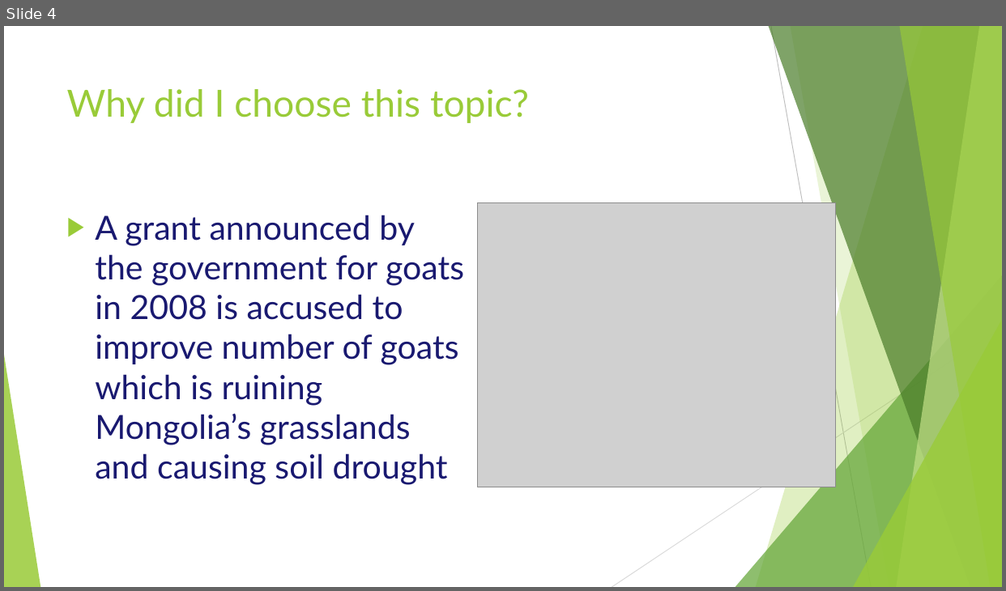
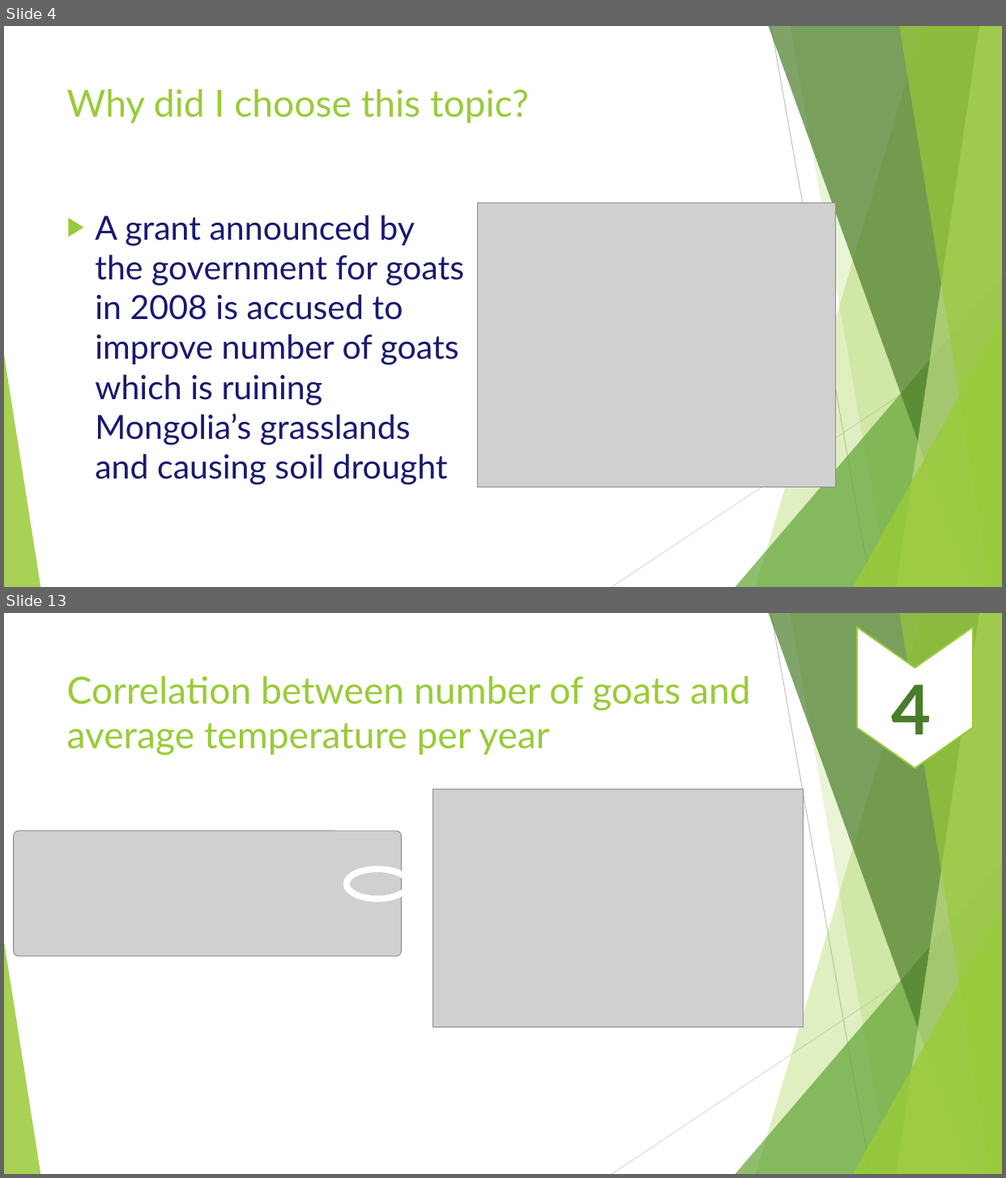
Before and after one commit to jina2020/Projects, a slide deck: Weather and animal data in Mongolia/Weather and animal correlation in Mongolia.pptx. Shown one above the other, each under a label of ours: slide 4 before the commit, slides 4 and 13 after it; the slides between them are not shown. The pictures are 1006x591 and 1006x1178 pixels, drawn with LibreOffice and Linux fonts; fonts in the diff are those of the drawing; grey boxes stand for pictures. Boxes give left, top, right and bottom in pixels: in the first picture for what was removed or moved away, otherwise in the second. Text is boxed around its words. In the diff, an @@ line names an element or a change of style, - is before the commit and + after.

Commit message:
Correlation analysis part

```diff
--- a/Weather and animal data in Mongolia/Weather and animal correlation in Mongolia.pptx
+++ b/Weather and animal data in Mongolia/Weather and animal correlation in Mongolia.pptx
@@ slide 13 added at (x1=4, y1=613, x2=1002, y2=1174), background #FFFFFF; not listed: 10 template elements that a slide beside it also shows @@
@@ chevron added at (x1=858, y1=628, x2=974, y2=769), fill #FFFFFF, outline #99CB38 1.5 pt @@
@@ title added at (x1=67, y1=676, x2=751, y2=756), 36 pt, text #99CB38 @@
+Correlation between number of goats and average temperature per year
@@ text added at (x1=892, y1=684, x2=931, y2=735), 66 pt, text #4A7C29, bold @@
+4
@@ picture added at (x1=433, y1=789, x2=804, y2=1027) @@
@@ picture added at (x1=14, y1=831, x2=402, y2=956) @@
@@ ellipse added at (x1=347, y1=869, x2=409, y2=899), outline #FFFFFF 6 pt @@
```
Also in this commit, not shown: 6 slides changed, 5 other slides added, 2 slides removed, 5 other files.
